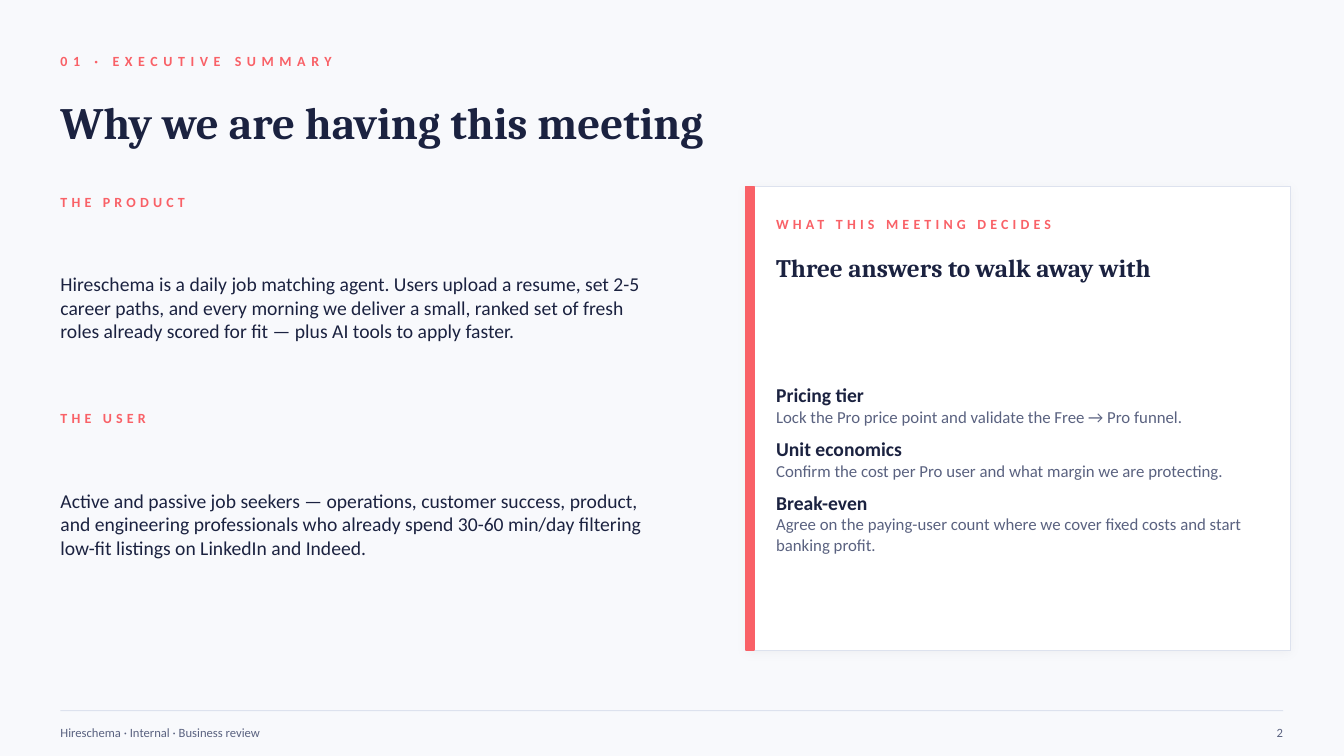
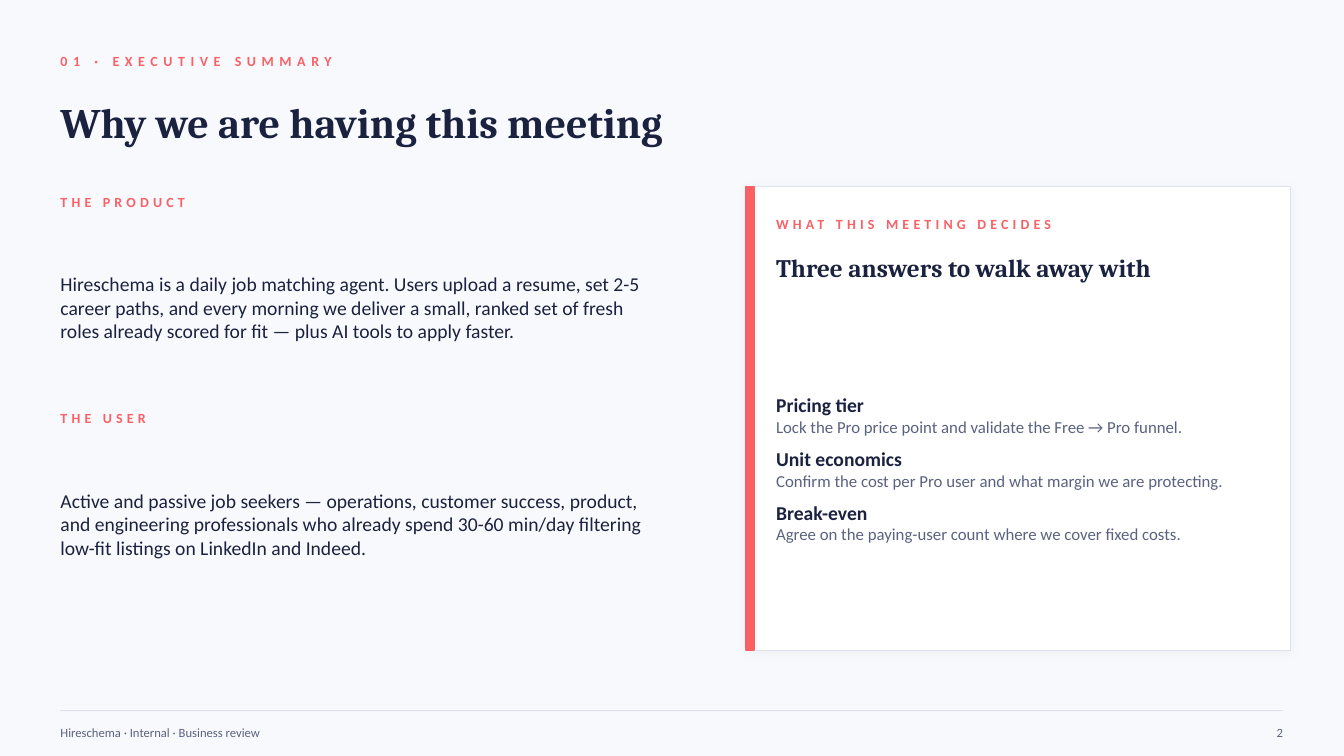
Before and after one commit to rupeshkumar-create/Hireloop, a slide deck: slide 2 of Hireschema-Business-Presentation.pptx. Drawn at 1344x756 pixels with LibreOffice and Linux fonts; fonts in the diff are those of the drawing. Boxes give left, top, right and bottom in pixels: in the first picture for what was removed or moved away, otherwise in the second. Text is boxed around its words. In the diff, an @@ line names an element or a change of style, - is before the commit and + after.

```diff
--- a/Hireschema-Business-Presentation.pptx
+++ b/Hireschema-Business-Presentation.pptx
@@ text "Why we are having this ..." at <box>60,109,416,148</box>: size 32 to 30 pt @@
@@ text at <box>776,528,1181,543</box>: text changed @@
-Agree on the paying-user count where we cover fixed costs and start banking profit.
+Agree on the paying-user count where we cover fixed costs.
```
Also in this commit, not shown: 16 other slides changed, 7 slides added, 2 slides removed, 9 other files.
